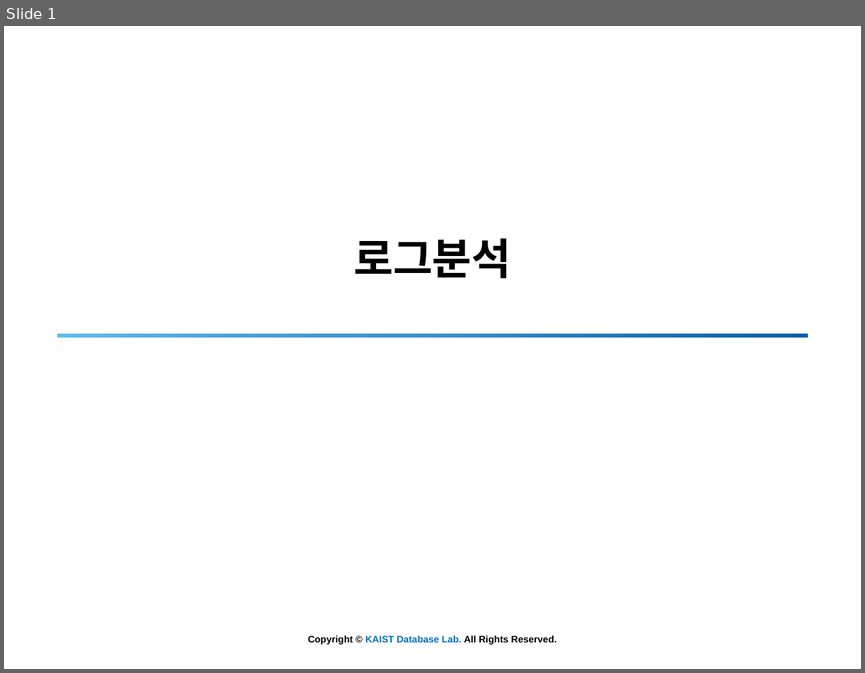
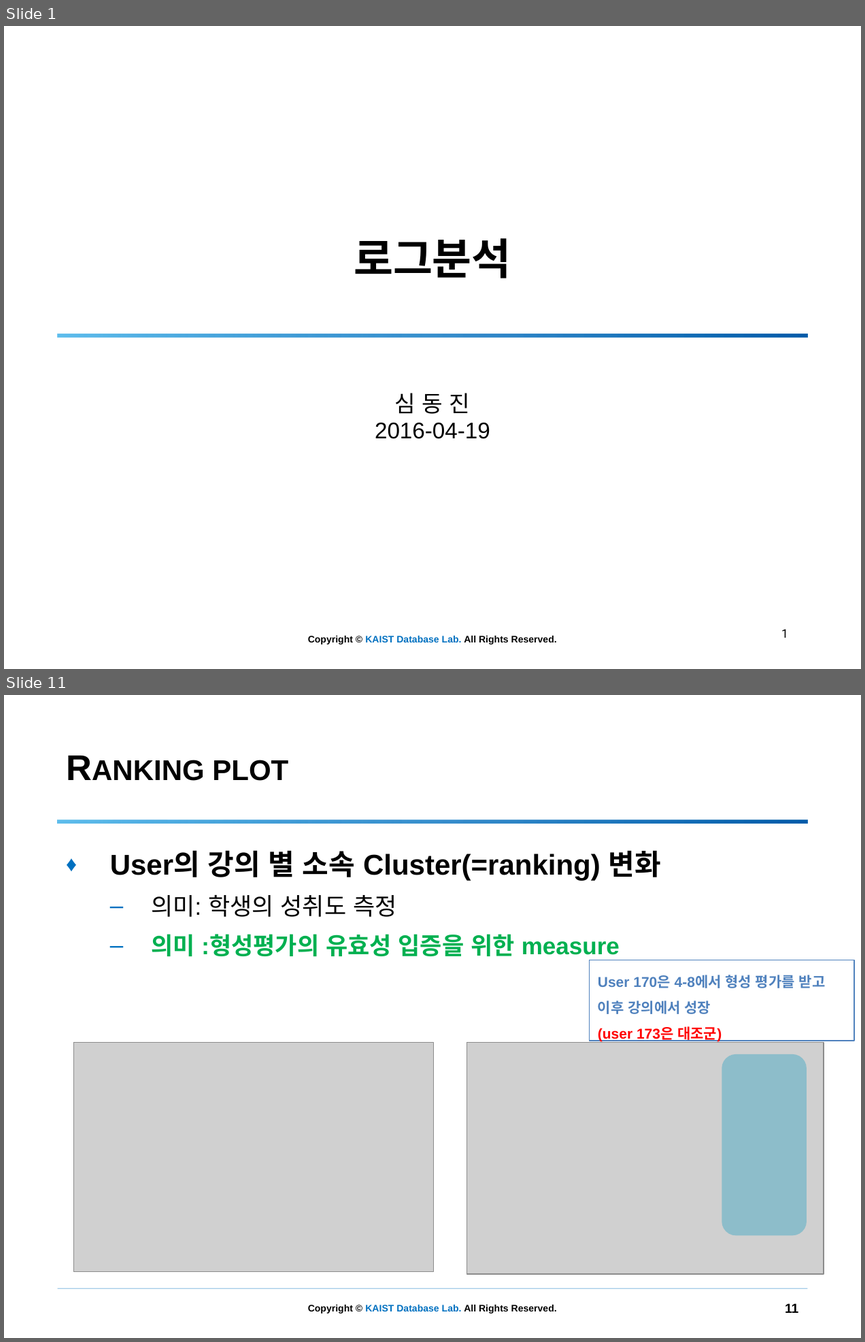
Before and after one commit to simdj/entry_log_analysis, a slide deck: 160419 로그분석 - 3.pptx. Shown one above the other, each under a label of ours: slide 1 before the commit, slides 1 and 11 after it; the slides between them are not shown. The pictures are 865x673 and 865x1342 pixels, drawn with LibreOffice and Linux fonts; fonts in the diff are those of the drawing; grey boxes stand for pictures; background and template pictures are left out. Boxes give left, top, right and bottom in pixels: in the first picture for what was removed or moved away, otherwise in the second. Text is boxed around its words. In the diff, an @@ line names an element or a change of style, - is before the commit and + after.

Commit message:
pretty plot and ppt

```diff
--- a/160419 로그분석 - 3.pptx
+++ b/160419 로그분석 - 3.pptx
@@ slide 11 added at [4,695,861,1338], background #FFFFFF; not listed: 1 template element that a slide beside it also shows @@
@@ title added at [212,760,288,781], 30 pt, text #000000, bold, small capitals @@
+Ranking plot
@@ rectangle added at [57,820,807,824], fill gradient #5FBEED to #0070C0 to #015CAA @@
@@ text added at [110,850,661,956], 20 pt, text #000000, bold @@
+♦ User의 강의 별 소속 Cluster(=ranking) 변화
+  – 의미: 학생의 성취도 측정
+  – 의미 :형성평가의 유효성 입증을 위한 measure
@@ rectangle added at [589,960,854,1040], outline #4F81BD 0.75 pt, 12 pt, text #4F81BD, bold @@
+User 170은 4-8에서 형성 평가를 받고
+이후 강의에서 성장
+(user 173은 대조군)
@@ picture added at [73,1042,433,1272] @@
@@ picture added at [466,1042,823,1273] @@
@@ rounded rectangle added at [722,1054,807,1235], fill #4BACC6 at 50% opacity @@
@@ line added from (57, 1288) to (808, 1288), #0070C0 0.25 pt @@
@@ page number added at [785,1303,798,1312], 11 pt, text #000000, bold @@
+11
@@ slide 1 changed as well @@
@@ subtitle added at [375,393,490,439], 19 pt, text #000000 @@
+심 동 진
+2016-04-19
@@ page number added at [781,628,788,637], 10 pt, text #000000 @@
+1
```
Also in this commit, not shown: 2 other slides changed, 25 other slides added, 9 slides removed, 9 other files.
